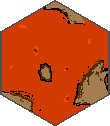
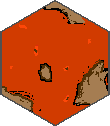
The second 110px x 126px image is a revision of the first. Changes to its layers:
painted on "Layer 1 copy 7" over [2, 86, 10, 93]
